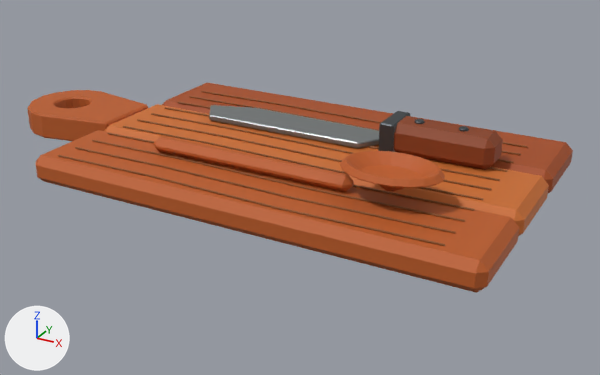
Before and after pictures for a commit that changed the glTF model src/game/models/castle/props/chopping-tools-set.glb.
Both versions are drawn from a camera (50 mm lens) standing at (0.341, -0.539, 0.257) and looking at (0.043, 0.004, -0.015). The axes (+X, +Y, +Z) are drawn at lower left. The lights are the same throughout. The picture after the commit comes second.

Objects in the first picture: 'Board hanging grip', 'Joined oak board plank 1', 'Joined oak board plank 2', 'Joined oak board plank 3', 'Kitchen knife forged blade', 'Knife iron bolster', 'Knife oak handle', 'Oak grain accent', 'Oak grain accent.001', 'Oak grain accent.002', 'Spoon tapered rounded handle', 'Wooden stirring spoon scoop' and 10 more.
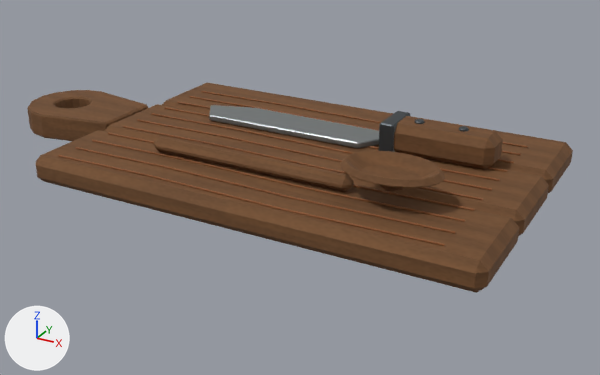
The change, as a diff of the scene's bpy script:
```diff
--- a/src/game/models/castle/props/chopping-tools-set.glb.py
+++ b/src/game/models/castle/props/chopping-tools-set.glb.py
@@ img_dry_timber_grain @@
+img_dry_timber_grain = load_image('Dry timber grain', '_unpacked/Dry_timber_grain', 256, 512, 'sRGB')
@@ mat_warm_game_oak @@
 n0 = _N.new('ShaderNodeBsdfPrincipled'); n0.name = 'Principled BSDF'
-n0.inputs[0].default_value = (0.5, 0.105, 0.015, 1.0)  # 'Base Color', orange #bc5b21
-n0.inputs[2].default_value = 0.65  # 'Roughness'
+n0.inputs[2].default_value = 0.85  # 'Roughness'
 n1 = _N.new('ShaderNodeOutputMaterial'); n1.name = 'Material Output'
+n2 = _N.new('ShaderNodeTexImage'); n2.name = 'Image Texture'
+n2.image = img_dry_timber_grain
+n3 = _N.new('ShaderNodeUVMap'); n3.name = 'UV Map'
+n3.uv_map = 'UVMap.001'
 _L.new(n0.outputs[0], n1.inputs[0])  # 'BSDF' to 'Surface'
+_L.new(n2.outputs[0], n0.inputs[0])  # 'Color' to 'Base Color'
+_L.new(n3.outputs[0], n2.inputs[0])  # 'UV' to 'Vector'
@@ mat_honey_oak_stave @@
 n0 = _N.new('ShaderNodeBsdfPrincipled'); n0.name = 'Principled BSDF'
-n0.inputs[0].default_value = (0.6, 0.155, 0.025, 1.0)  # 'Base Color', orange #cb6e2c
-n0.inputs[2].default_value = 0.65  # 'Roughness'
+n0.inputs[2].default_value = 0.85  # 'Roughness'
 n1 = _N.new('ShaderNodeOutputMaterial'); n1.name = 'Material Output'
+n2 = _N.new('ShaderNodeTexImage'); n2.name = 'Image Texture'
+n2.image = img_dry_timber_grain
+n3 = _N.new('ShaderNodeUVMap'); n3.name = 'UV Map'
+n3.uv_map = 'UVMap.001'
 _L.new(n0.outputs[0], n1.inputs[0])  # 'BSDF' to 'Surface'
+_L.new(n2.outputs[0], n0.inputs[0])  # 'Color' to 'Base Color'
+_L.new(n3.outputs[0], n2.inputs[0])  # 'UV' to 'Vector'
@@ mat_burnt_oak_stave @@
 n0 = _N.new('ShaderNodeBsdfPrincipled'); n0.name = 'Principled BSDF'
-n0.inputs[0].default_value = (0.38, 0.07, 0.009, 1.0)  # 'Base Color', brown #a64b18
-n0.inputs[2].default_value = 0.65  # 'Roughness'
+n0.inputs[2].default_value = 0.85  # 'Roughness'
 n1 = _N.new('ShaderNodeOutputMaterial'); n1.name = 'Material Output'
+n2 = _N.new('ShaderNodeTexImage'); n2.name = 'Image Texture'
+n2.image = img_dry_timber_grain
+n3 = _N.new('ShaderNodeUVMap'); n3.name = 'UV Map'
+n3.uv_map = 'UVMap.001'
 _L.new(n0.outputs[0], n1.inputs[0])  # 'BSDF' to 'Surface'
+_L.new(n2.outputs[0], n0.inputs[0])  # 'Color' to 'Base Color'
+_L.new(n3.outputs[0], n2.inputs[0])  # 'UV' to 'Vector'
@@ mat_dark_oak_grip @@
 n0 = _N.new('ShaderNodeBsdfPrincipled'); n0.name = 'Principled BSDF'
-n0.inputs[0].default_value = (0.25, 0.047, 0.007, 1.0)  # 'Base Color', brown #893d14
-n0.inputs[2].default_value = 0.65  # 'Roughness'
+n0.inputs[2].default_value = 0.85  # 'Roughness'
 n1 = _N.new('ShaderNodeOutputMaterial'); n1.name = 'Material Output'
+n2 = _N.new('ShaderNodeTexImage'); n2.name = 'Image Texture'
+n2.image = img_dry_timber_grain
+n3 = _N.new('ShaderNodeUVMap'); n3.name = 'UV Map'
+n3.uv_map = 'UVMap.001'
 _L.new(n0.outputs[0], n1.inputs[0])  # 'BSDF' to 'Surface'
+_L.new(n2.outputs[0], n0.inputs[0])  # 'Color' to 'Base Color'
+_L.new(n3.outputs[0], n2.inputs[0])  # 'UV' to 'Vector'
```

Pixel boxes (x1, y1, x2, y2) of what changed, in the pictures (600 x 375 px):
'Joined oak board plank 1', surface changed (orange to brown)
    both: (36, 130, 519, 293)
'Joined oak board plank 2', surface changed (orange to brown)
    both: (104, 104, 549, 236)
'Joined oak board plank 3', surface changed
    both: (162, 83, 573, 193)
'Board hanging grip', surface changed (orange to brown)
    both: (27, 90, 148, 141)
'Knife oak handle', surface changed
    both: (394, 116, 503, 170)
'Spoon tapered rounded handle', surface changed (orange to brown)
    both: (154, 136, 354, 192)
'Wooden stirring spoon scoop', surface changed (orange to brown)
    both: (340, 151, 445, 192)
